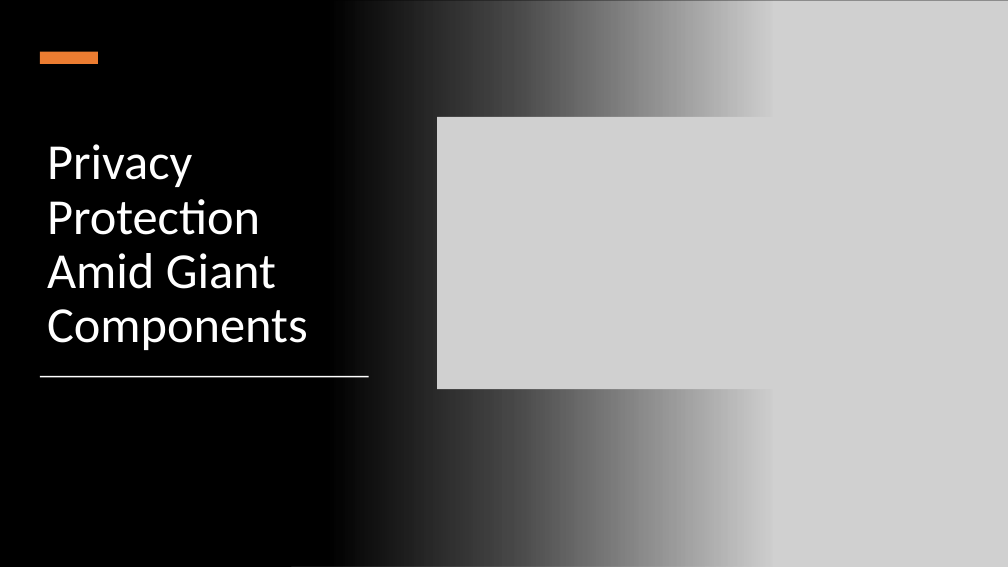
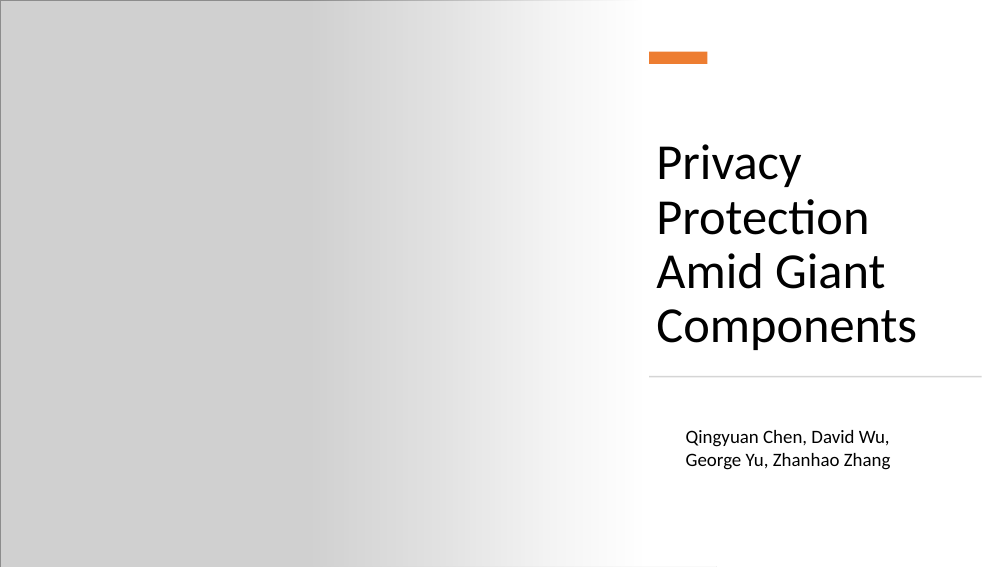
Before and after one commit to zhangz73/CS6850-Project, a slide deck: slide 1 of Presentation_INFO6850.pptx. Drawn at 1008x567 pixels with LibreOffice and Linux fonts; fonts in the diff are those of the drawing; grey boxes stand for pictures. Boxes give left, top, right and bottom in pixels: in the first picture for what was removed or moved away, otherwise in the second. Text is boxed around its words. In the diff, an @@ line names an element or a change of style, - is before the commit and + after.

```diff
--- a/Presentation_INFO6850.pptx
+++ b/Presentation_INFO6850.pptx
@@ background #000000 to #FFFFFF @@
@@ picture: place and size @@
-picture at [291, 0, 1008, 567]
+picture at [0, 0, 717, 567]
@@ rectangle: place and size @@
-rectangle at [0, 0, 772, 567]
+rectangle at [307, 0, 1008, 567]
@@ rectangle at [307, 0, 1008, 567]: fill gradient #000000 to gradient #FFFFFF; mirrored @@
@@ rectangle: place and size @@
-rectangle at [40, 52, 98, 64]
+rectangle at [649, 52, 707, 64]
@@ picture removed at [437, 117, 904, 389] @@
@@ title "Privacy Protection Amid Giant Components": place and size @@
-title "Privacy Protection Amid Giant Components" at [47, 144, 308, 350]
+title "Privacy Protection Amid Giant Components" at [656, 144, 917, 350]
@@ title "Privacy Protection Amid Giant Components" at [656, 144, 917, 350]: text colour #FFFFFF to #000000 @@
@@ rectangle removed at [40, 376, 369, 377] @@
@@ rectangle added at [650, 376, 982, 377], fill #D5D5D5 @@
@@ text added at [686, 430, 891, 470], 18 pt, text #000000 @@
+Qingyuan Chen, David Wu, George Yu, Zhanhao Zhang
```
Also in this commit, not shown: 2 slides added, 1 slide removed, 2 other files.
